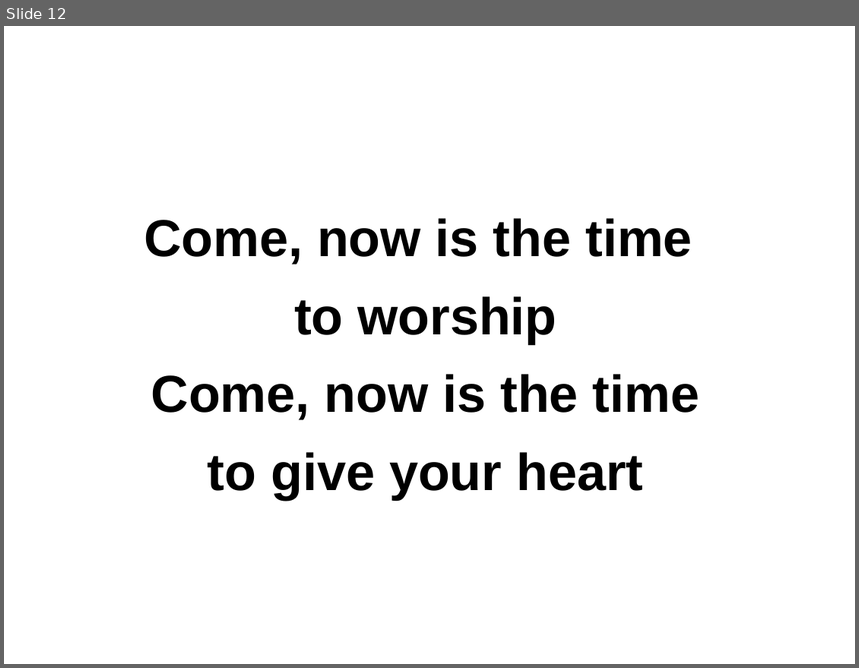
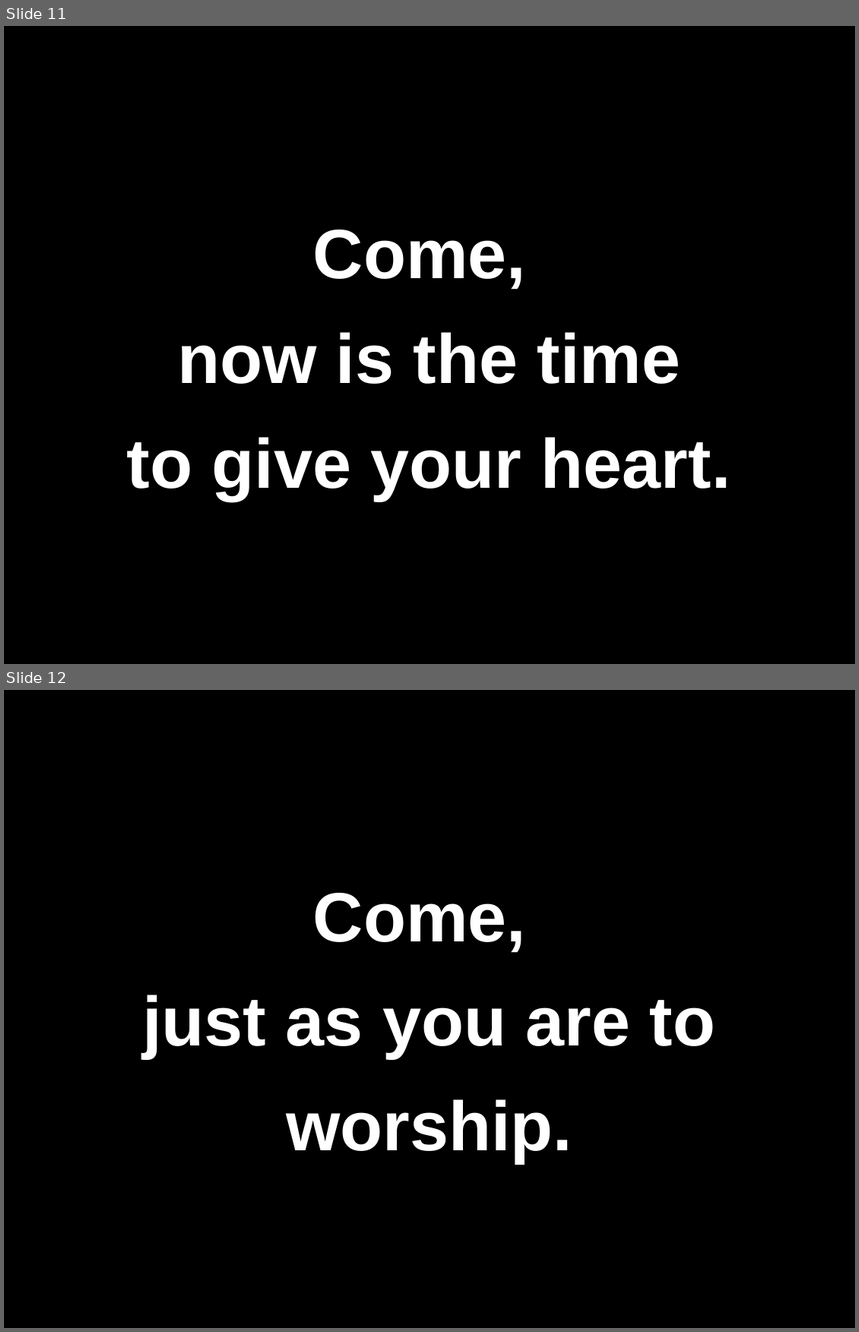
Before and after one commit to memery1446/HBCChoir, a slide deck: pptx-files/1.Come.Now.Is.the.Time.to.Worship.pptx. Shown one above the other, each under a label of ours: slide 12 before the commit, slides 11 and 12 after it. The pictures are 859x668 and 859x1332 pixels, drawn with LibreOffice and Linux fonts; fonts in the diff are those of the drawing. Boxes give left, top, right and bottom in pixels: in the first picture for what was removed or moved away, otherwise in the second. Text is boxed around its words. In the diff, an @@ line names an element or a change of style, - is before the commit and + after.

```diff
--- a/pptx-files/1.Come.Now.Is.the.Time.to.Worship.pptx
+++ b/pptx-files/1.Come.Now.Is.the.Time.to.Worship.pptx
@@ slide 12 added at box(4, 690, 855, 1328), background #000000 @@
@@ title added at box(142, 893, 716, 1163), 59 pt, text #FFFFFF, bold @@
+Come,
+just as you are to worship.
@@ what was slide 12 is now slide 11 @@
@@ slide 11 changed as well @@
@@ background #FFFFFF to #000000 @@
@@ title at box(127, 230, 731, 500): text changed; size 44 to 59 pt; text colour #000000 to #FFFFFF @@
-Come, now is the time
-to worship
-Come, now is the time
-to give your heart
+Come,
+now is the time
+to give your heart.
```
Also in this commit, not shown: 13 other slides changed, 7 other slides added, 4 other files.
